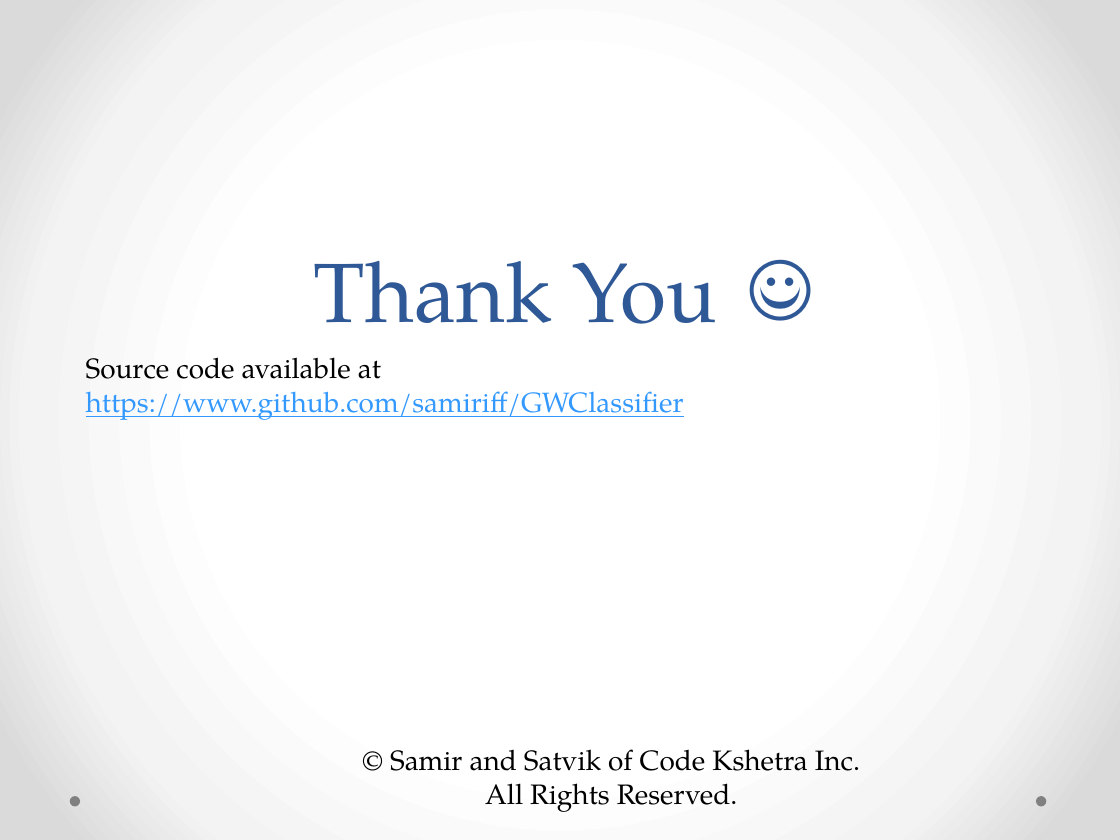
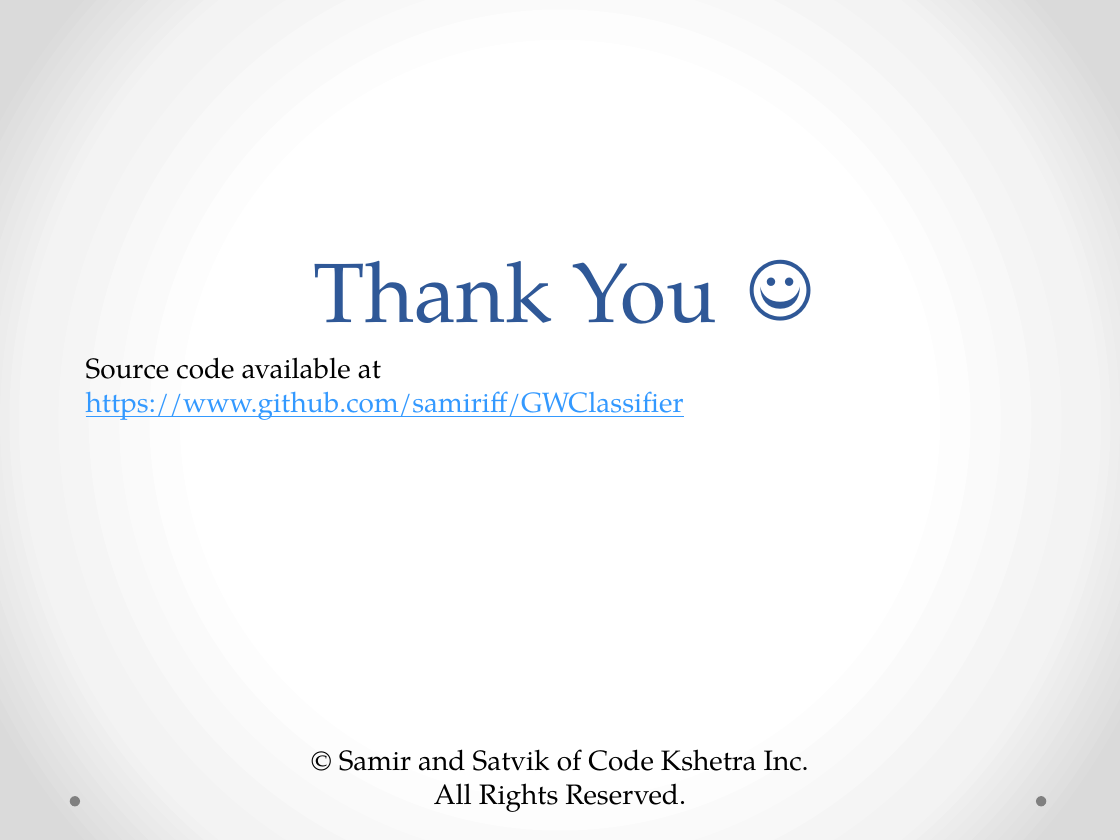
Before and after one commit to samiriff/GWClassifier, a slide deck: slide 30 of Report-Paper/Presentation_Final.pptx (slide 24 before the commit). Drawn at 1120x840 pixels with LibreOffice and Linux fonts; fonts in the diff are those of the drawing. Boxes give left, top, right and bottom in pixels: in the first picture for what was removed or moved away, otherwise in the second. Text is boxed around its words. In the diff, an @@ line names an element or a change of style, - is before the commit and + after.

```diff
--- a/Report-Paper/Presentation_Final.pptx
+++ b/Report-Paper/Presentation_Final.pptx
@@ text "© Samir and Satvik of ...": place and size @@
-text "© Samir and Satvik of ..." at (390, 749, 860, 812)
+text "© Samir and Satvik of ..." at (339, 749, 809, 812)
```
Also in this commit, not shown: 20 other slides changed, 6 slides added, 2 other files.
